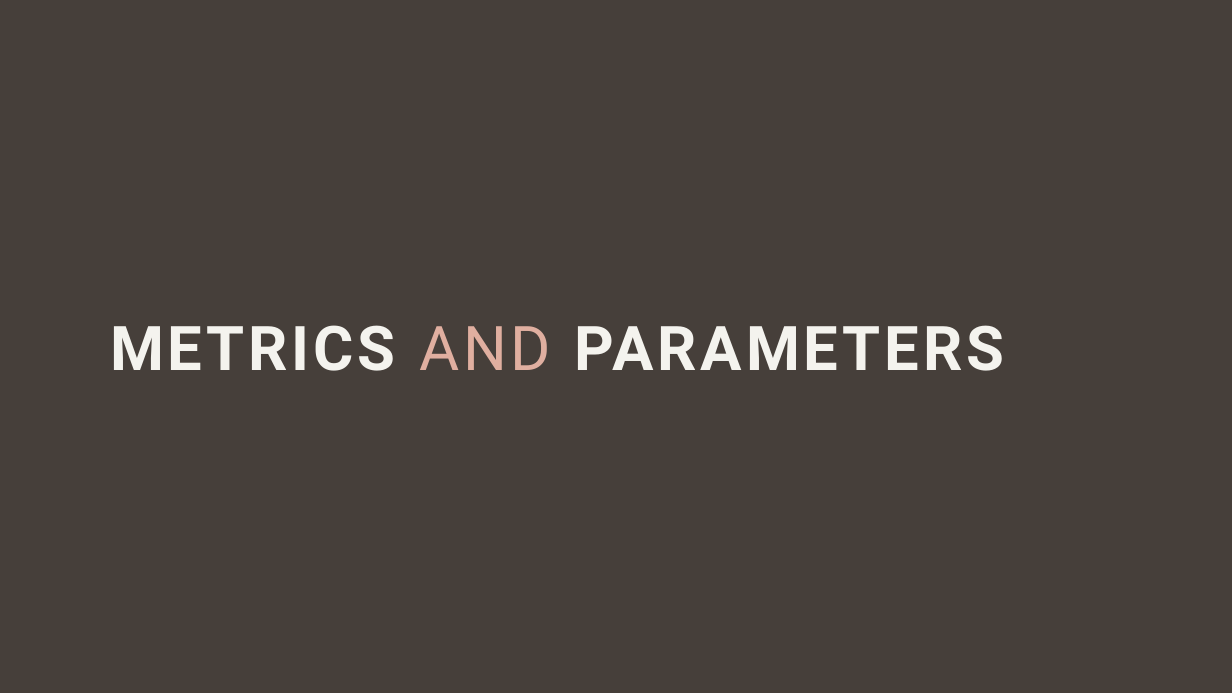
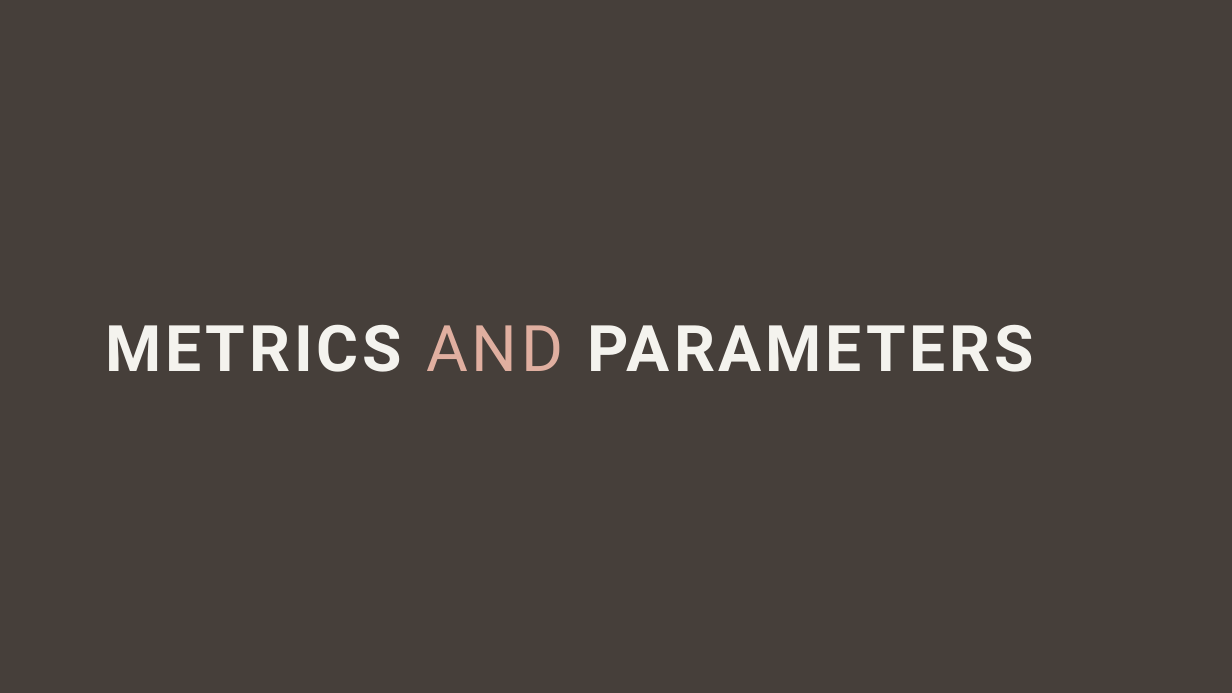
Before and after one commit to giovanniligato/E91-Protocol, a slide deck: slide 15 of Slides/E91 Protocol.pptx (slide 16 before the commit). Drawn at 1232x693 pixels with LibreOffice and Linux fonts; fonts in the diff are those of the drawing. Boxes give left, top, right and bottom in pixels: in the first picture for what was removed or moved away, otherwise in the second. Text is boxed around its words. In the diff, an @@ line names an element or a change of style, - is before the commit and + after.

```diff
--- a/Slides/E91 Protocol.pptx
+++ b/Slides/E91 Protocol.pptx
@@ text "METRICS AND PARAMETERS" at <box>105,324,1034,372</box>: size 48 to 50 pt @@
```
Also in this commit, not shown: 15 other slides changed, 3 slides removed, 3 other files.
